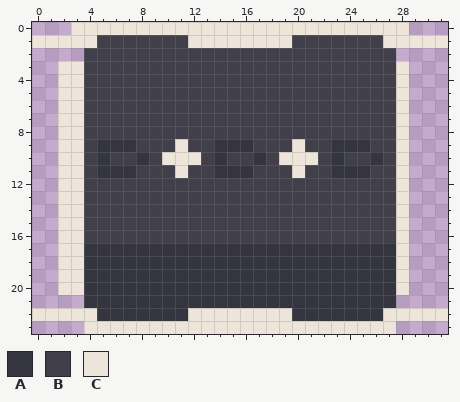
Two versions of one pixel-art file, assets/Aseprite/ability_icon.aseprite. The first picture shows the starting point.
32x24 pixels, 1 frame.
Visible layers, top first: "FasterAmmoRecharge_icon", "Borders".
Palette (. is transparent): A #353540  B #41404a  C #ede4da
Pixels before, first column x 0:
 0 ...CCCCCCCCCCCCCCCCCCCCCCCCCC...
 1 CCCCCBBBBBBBCCCCCCCCBBBBBBBCCCCC
 2 ....BBBBBBBBBBBBBBBBBBBBBBBB....
 3 ..CCBBBBBBBBBBBBBBBBBBBBBBBBC...
 4 ..CCBBBBBBBBBBBBBBBBBBBBBBBBC...
 5 ..CCBBBBBBBBBBBBBBBBBBBBBBBBC...
 6 ..CCBBBBBBBBBBBBBBBBBBBBBBBBC...
 7 ..CCBBBBBBBBBBBBBBBBBBBBBBBBC...
 8 ..CCBBBBBBBBBBBBBBBBBBBBBBBBC...
 9 ..CCBAAABBBCBBAAABBBCBBAAABBC...
10 ..CCBABBABCCCBABBABCCCBABBABC...
11 ..CCBAAABBBCBBAAABBBCBBAAABBC...
12 ..CCBBBBBBBBBBBBBBBBBBBBBBBBC...
13 ..CCBBBBBBBBBBBBBBBBBBBBBBBBC...
14 ..CCBBBBBBBBBBBBBBBBBBBBBBBBC...
15 ..CCBBBBBBBBBBBBBBBBBBBBBBBBC...
16 ..CCBBBBBBBBBBBBBBBBBBBBBBBBC...
17 ..CCAAAAAAAAAAAAAAAAAAAAAAAAC...
18 ..CCAAAAAAAAAAAAAAAAAAAAAAAAC...
19 ..CCAAAAAAAAAAAAAAAAAAAAAAAAC...
20 ..CCAAAAAAAAAAAAAAAAAAAAAAAAC...
21 ....AAAAAAAAAAAAAAAAAAAAAAAA....
22 CCCCCAAAAAAACCCCCCCCAAAAAAACCCCC
23 ....CCCCCCCCCCCCCCCCCCCCCCCC....
After the commit:
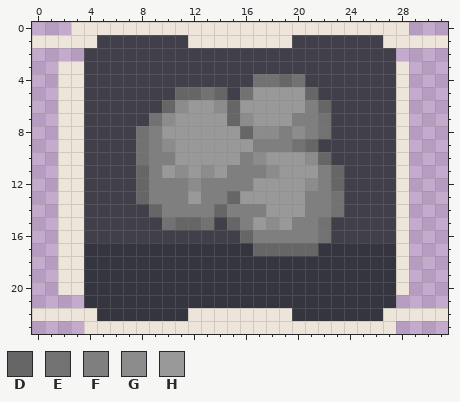
Colours new in this view: D #666666  E #727272  F #7f7f7f  G #8c8c8c  H #999999
From the commit log: Added explosive bullets ability.
Difference:
layer "FasterAmmoRecharge_icon" now hidden
layer "ExplosiveBullet_icon" added
Changed rows in their new state; - is an unchanged pixel.
first column x 5:
 4 ------------EEDE------
 5 ------DDED-EHHHHD-----
 6 -----DGHHGDHHHHHFD----
 7 ----EGHHHHDGHHHFFE----
 8 ---EFHHHHHHDGGFGFE----
 9 BBBEFGHHHHHHFFFED-BBB-
10 B--EFFHHHHHFGHHHGDB--B
11 BBBDFHGHGHFFFGHHHFDBB-
12 ---DFFFGFFFFHHHHGFD---
13 ---DFFFHFFDHHHHHFFE---
14 ----DFFFFDFFFHHHFFE---
15 -----EDDE-DFHGHFFE----
16 -----------DFFFFFE----
17 ------------DDDDD-----
Boxes around the changes in both pictures, in picture pixels (x1, y1, x2, y2):
changed: (97, 74, 383, 256)
